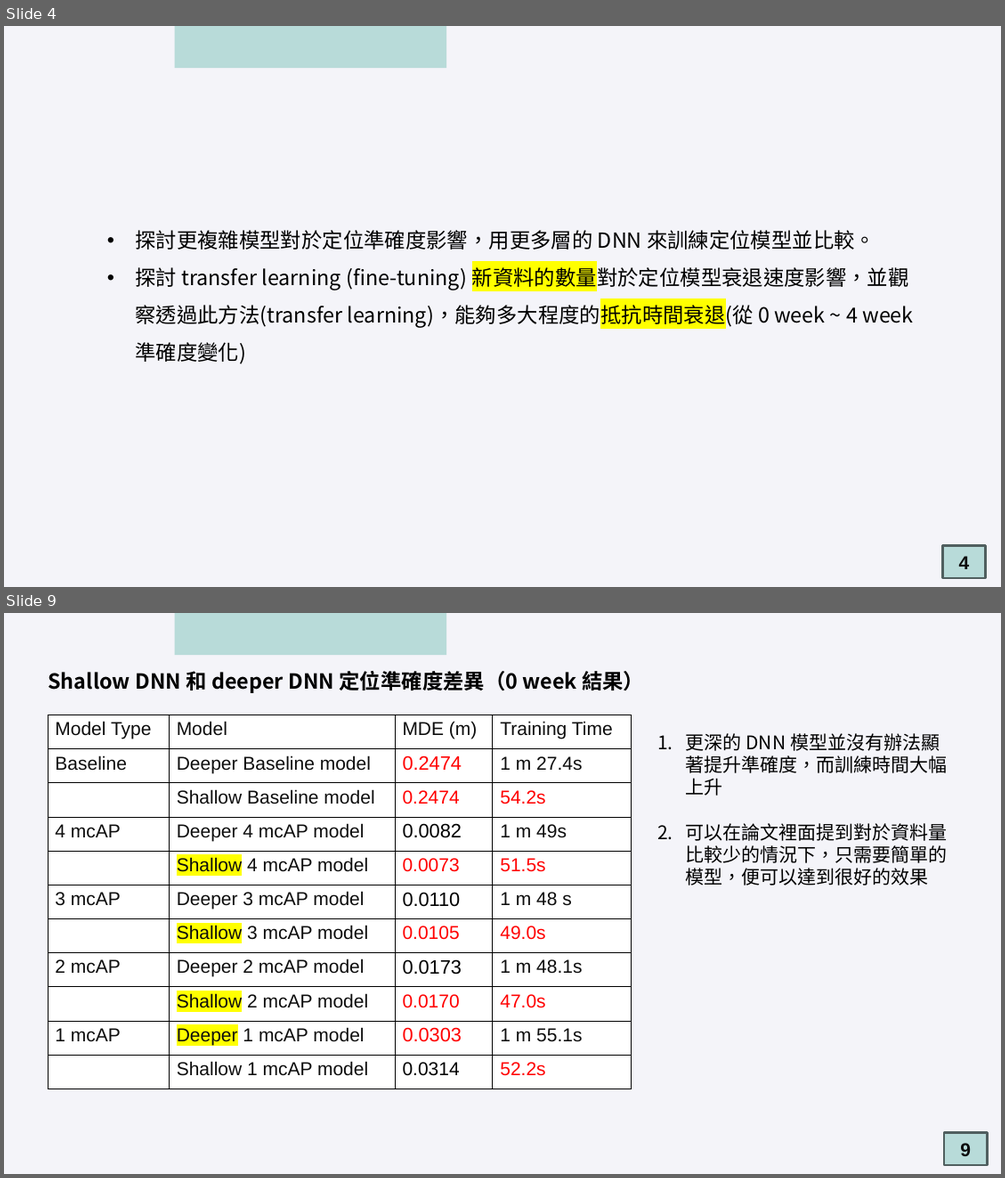
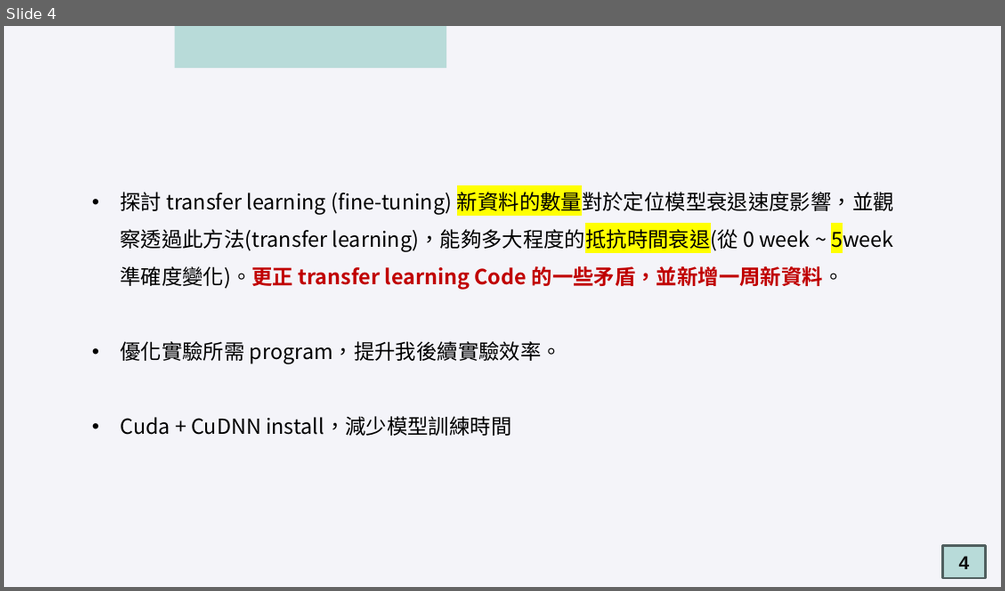
Before and after one commit to oscar9335/RTT_Research, a slide deck: meeting/2025-03-04/2025-03-04meeting 吳定洋.pptx. Shown one above the other, each under a label of ours: slides 4 and 9 before the commit, slide 4 after it; the slides between them are not shown. The pictures are 1005x1178 and 1005x591 pixels, drawn with LibreOffice and Linux fonts; fonts in the diff are those of the drawing. Boxes give left, top, right and bottom in pixels: in the first picture for what was removed or moved away, otherwise in the second. Text is boxed around its words. In the diff, an @@ line names an element or a change of style, - is before the commit and + after.

```diff
--- a/meeting/2025-03-04/2025-03-04meeting 吳定洋.pptx
+++ b/meeting/2025-03-04/2025-03-04meeting 吳定洋.pptx
@@ slide 9 removed at box(4, 613, 1001, 1174), background #F4F4F9 @@
@@ rectangle removed at box(175, 613, 446, 655) @@
@@ text removed at box(48, 671, 644, 693) @@
-Shallow DNN 和 deeper DNN 定位準確度差異（0 week 結果）
@@ table removed at box(48, 714, 631, 1088), 11 rows, 4 columns @@
-Model Type | Model | MDE (m) | Training Time
-Baseline | Deeper Baseline model | 0.2474 | 1 m 27.4s
- | Shallow Baseline model | 0.2474 | 54.2s
-4 mcAP | Deeper 4 mcAP model | 0.0082 | 1 m 49s
- | Shallow 4 mcAP model | 0.0073 | 51.5s
-3 mcAP | Deeper 3 mcAP model | 0.0110 | 1 m 48 s
- | Shallow 3 mcAP model | 0.0105 | 49.0s
-2 mcAP | Deeper 2 mcAP model | 0.0173 | 1 m 48.1s
- | Shallow 2 mcAP model | 0.0170 | 47.0s
-1 mcAP | Deeper 1 mcAP model | 0.0303 | 1 m 55.1s
- | Shallow 1 mcAP model | 0.0314 | 52.2s
@@ text removed at box(686, 733, 947, 885) @@
-1. 更深的 DNN 模型並沒有辦法顯著提升準確度，而訓練時間大幅上升
-2. 可以在論文裡面提到對於資料量比較少的情況下，只需要簡單的模型，便可以達到很好的效果
@@ rectangle removed at box(944, 1133, 987, 1166) @@
-9
@@ slide 4 changed as well @@
@@ text at box(120, 188, 894, 435): text changed @@
-• 探討更複雜模型對於定位準確度影響，用更多層的 DNN 來訓練定位模型並比較。
-• 探討 transfer learning (fine-tuning) 新資料的數量對於定位模型衰退速度影響，並觀察透過此方法(transfer learning)，能夠多大程度的抵抗時間衰退(從 0 week ~ 4 week 準確度變化)
+• 探討 transfer learning (fine-tuning) 新資料的數量對於定位模型衰退速度影響，並觀察透過此方法(transfer learning)，能夠多大程度的抵抗時間衰退(從 0 week ~ 5week 準確度變化)。更正 transfer learning Code 的一些矛盾，並新增一周新資料。
+• 優化實驗所需 program，提升我後續實驗效率。
+• Cuda + CuDNN install，減少模型訓練時間
```
Also in this commit, not shown: 7 other slides changed, 9 slides added, 15 other slides removed, 6 other files.
